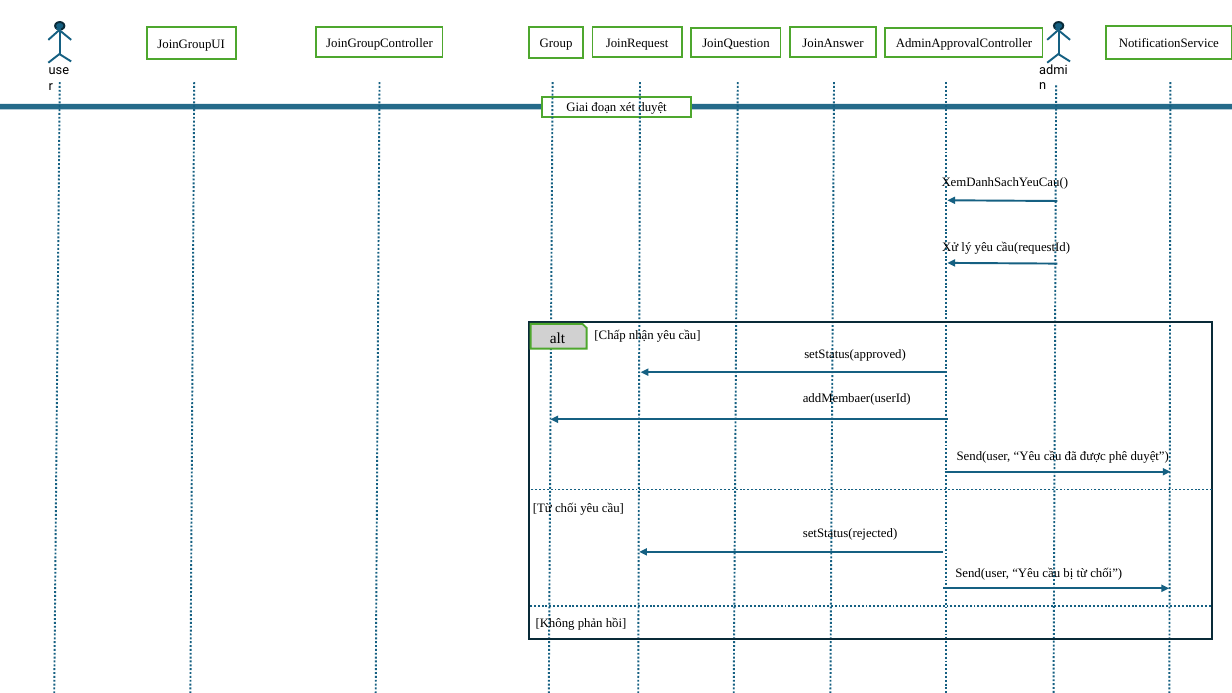
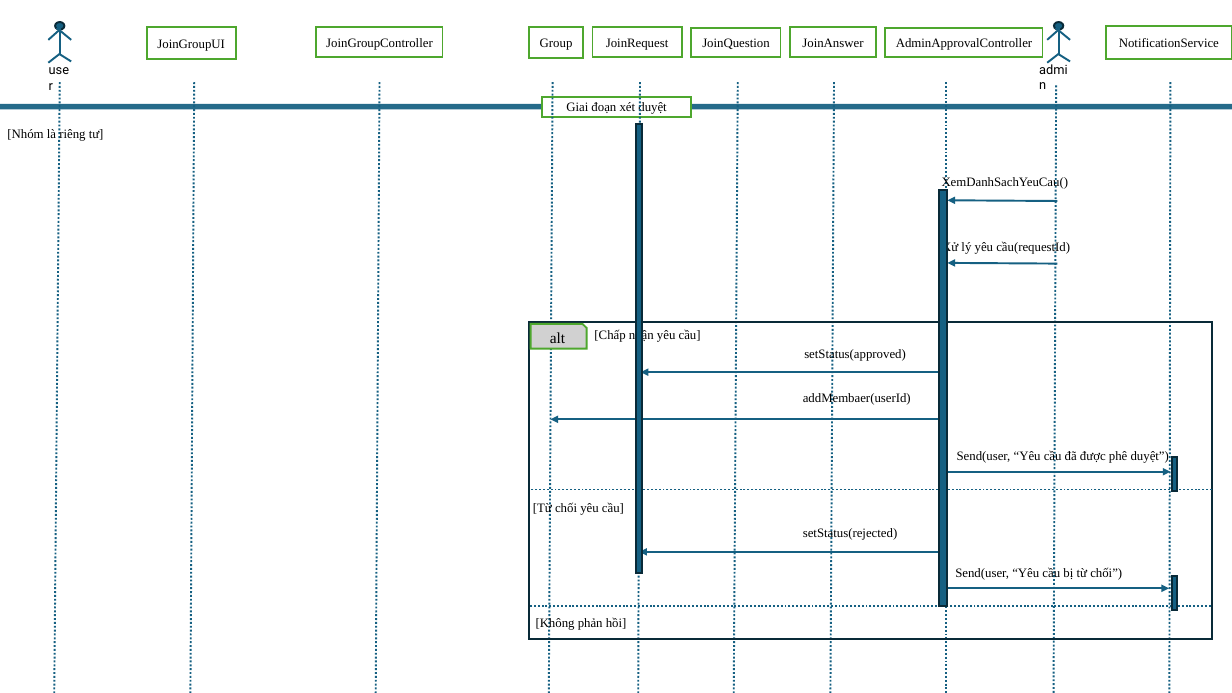
Before and after one commit to nguyenngoctung75/IT3120-PTTKHT, a slide deck: slide 2 of Sequence Diagram/Sequence_Group.pptx. Drawn at 1232x693 pixels with LibreOffice and Linux fonts; fonts in the diff are those of the drawing. Boxes give left, top, right and bottom in pixels: in the first picture for what was removed or moved away, otherwise in the second. Text is boxed around its words. In the diff, an @@ line names an element or a change of style, - is before the commit and + after.

```diff
--- a/Sequence Diagram/Sequence_Group.pptx
+++ b/Sequence Diagram/Sequence_Group.pptx
@@ text added at (7,128,104,141), 10 pt, text #000000 @@
+[Nhóm là riêng tư]
@@ rectangle added at (636,125,642,574), fill #156082, outline #092A39 1.5 pt @@
@@ rectangle added at (940,190,948,606), fill #156082, outline #092A39 1.5 pt @@
@@ rectangle added at (1172,457,1177,492), fill #156082, outline #092A39 1.5 pt @@
@@ rectangle added at (1172,577,1177,611), fill #156082, outline #092A39 1.5 pt @@
```
Also in this commit, not shown: 1 other slide changed, 18 other files.
